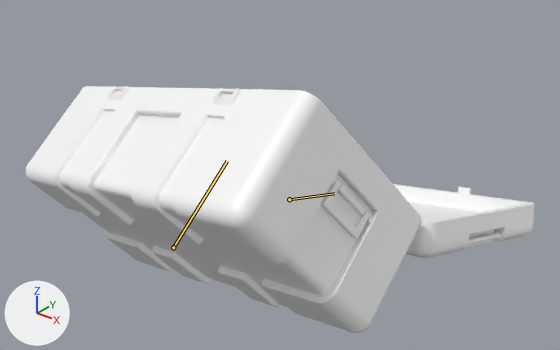
An edit to the Blender file Assets/Arts/Model/Crade/Chest Box/Chestbox/ChestBox.blend, drawn before and after from the same camera.
Camera for both pictures: a 50 mm lens placed at (2.26, -2.06, 1.73), pointed at (0.09, 0.66, 0.05). Every picture has the same lights, and +X, +Y and +Z are marked at lower left. Both versions are drawn at frame 90 of the action 'Open'; the numbers are the values there. The bones that bend it are drawn over the model as lines.

The first picture shows 'Lid'.
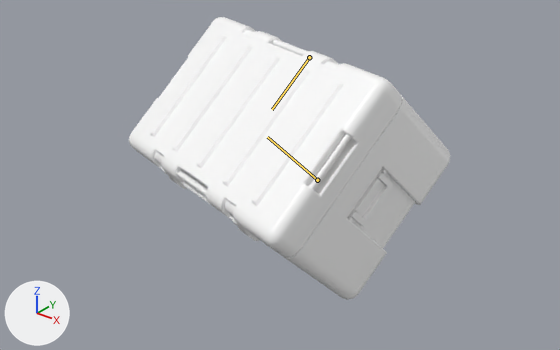
Changed parts and their boxes [x1, y1, x2, y2] in the pictures (560 x 350 px):
'Lid', posed (37% narrower, 15% taller): before [25, 86, 535, 333]; after [129, 17, 450, 300]
bone 'root', root to tip: before (173, 247) to (227, 161); after (317, 180) to (267, 137)
bone 'lid', root to tip: before (289, 199) to (334, 193); after (309, 57) to (272, 109)

The edits, one by one:
Bone 'root' (bone_root) moves from (0.0, -0.095, 0.0) to (-1.103, -0.18, 0.0).
Bone 'root' (bone_root) turns from (2, -16, 53) to (11, -11, -45) degrees about its own x, y and z.
Bone 'root' (bone_root) is rescaled from (1.0, 1.0, 1.0) to (1.0, 1.0, 0.8).
Bone 'lid' (bone_lid) turns from (141, 0, 0) to (0, 0, 0) degrees about its own x, y and z.
